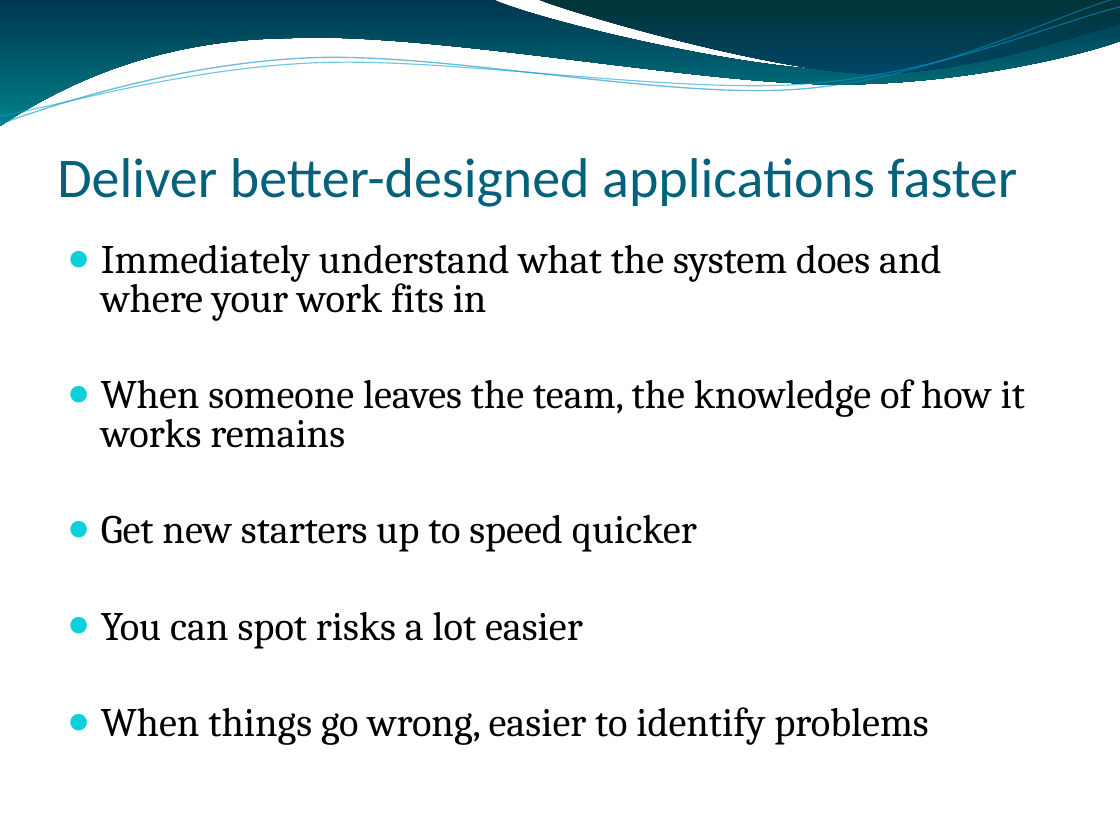
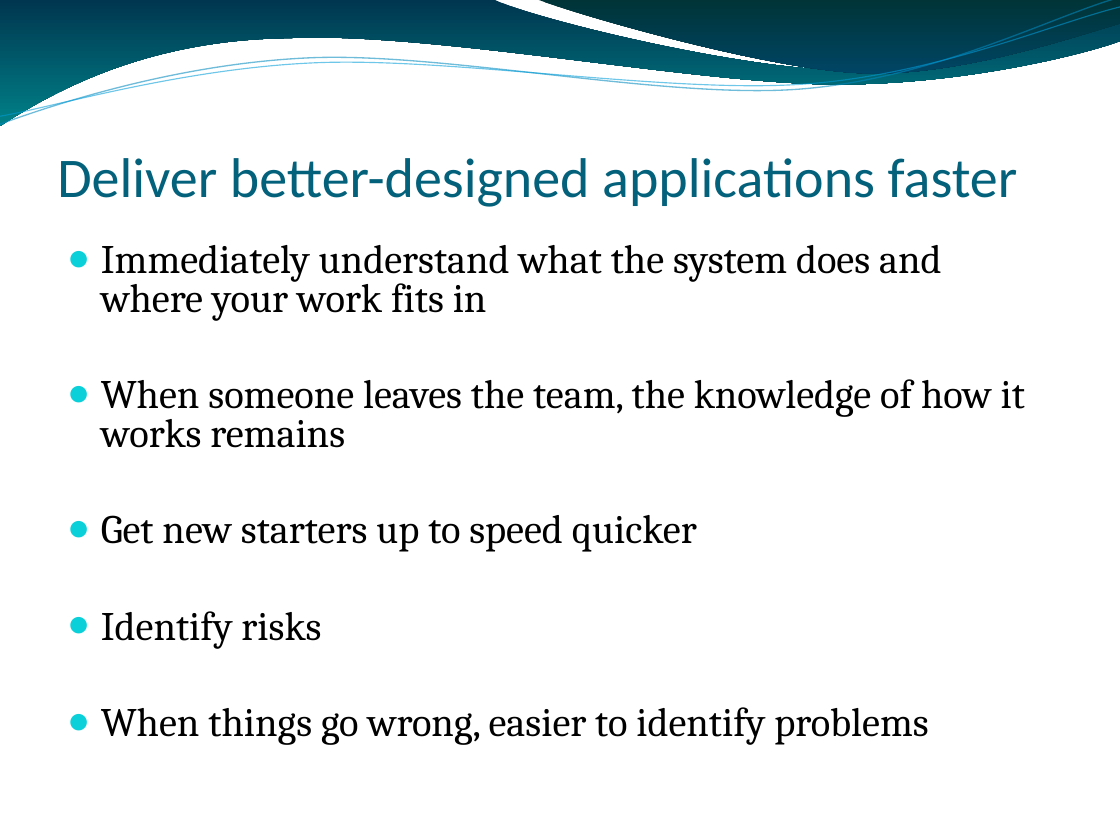
Before and after one commit to NTCoding/Presentations, a slide deck: slide 2 of effective_sketches/Scenarios/PennysPayments/payments_diagrams.odp. Drawn at 1120x840 pixels with LibreOffice and Linux fonts; fonts in the diff are those of the drawing; background and template pictures are left out. Boxes give left, top, right and bottom in pixels: in the first picture for what was removed or moved away, otherwise in the second. Text is boxed around its words. In the diff, an @@ line names an element or a change of style, - is before the commit and + after.

```diff
--- a/effective_sketches/Scenarios/PennysPayments/payments_diagrams.odp
+++ b/effective_sketches/Scenarios/PennysPayments/payments_diagrams.odp
@@ text at <box>101,611,321,649</box>: text changed @@
-● You can spot risks a lot easier
+● Identify risks
```
Also in this commit, not shown: 1 other slide changed, 7 slides added, 1 slide removed, 1 other file.
